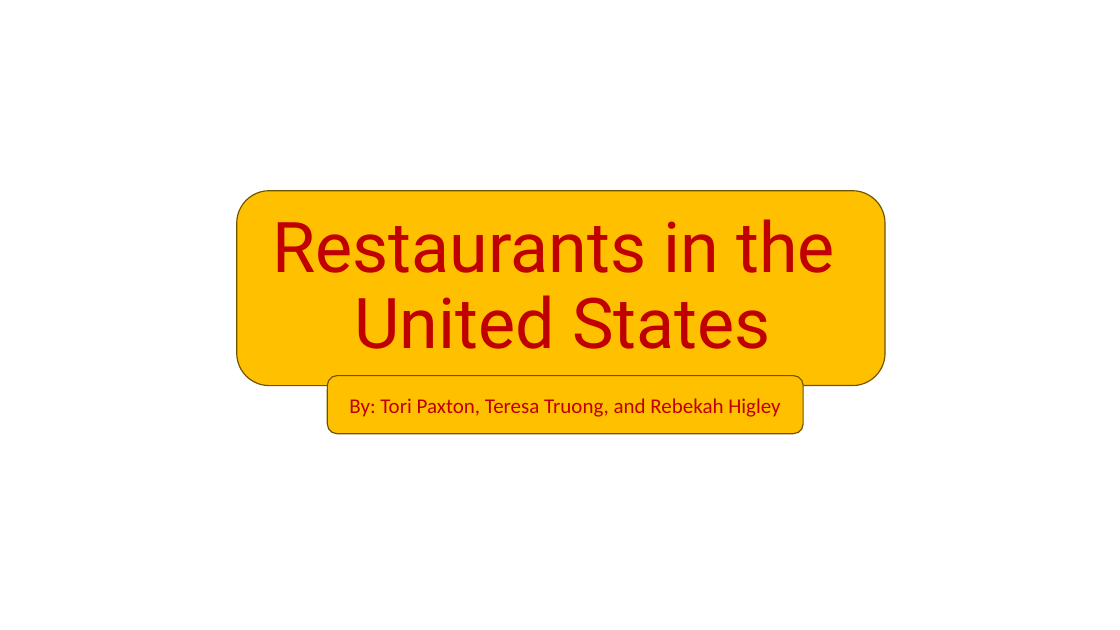
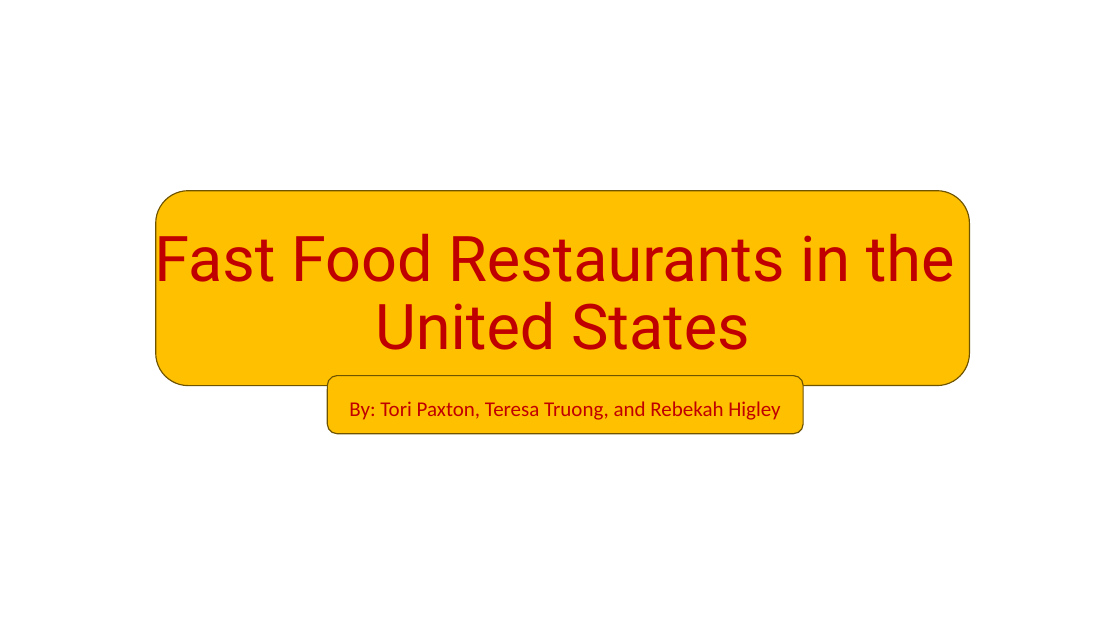
Before and after one commit to teresanttruong/M16-project-3-RTT, a slide deck: slide 1 of restaurants_presentation.pptx. Drawn at 1120x630 pixels with LibreOffice and Linux fonts; fonts in the diff are those of the drawing; background and template pictures are left out. Boxes give left, top, right and bottom in pixels: in the first picture for what was removed or moved away, otherwise in the second. Text is boxed around its words. In the diff, an @@ line names an element or a change of style, - is before the commit and + after.

```diff
--- a/restaurants_presentation.pptx
+++ b/restaurants_presentation.pptx
@@ rounded rectangle resized from (x1=237, y1=191, x2=886, y2=386) to (x1=155, y1=191, x2=970, y2=386) @@
@@ title at (x1=154, y1=224, x2=955, y2=350): text changed; size 60 to 54 pt @@
-Restaurants in the
-United States
+Fast Food Restaurants in the
+United States
@@ subtitle "By: Tori Paxton, Teresa Truong, ..." at (x1=349, y1=401, x2=780, y2=420): vertical alignment top to middle @@
```
Also in this commit, not shown: 3 other slides changed, 4 slides added, 6 slides removed, 2 other files.
